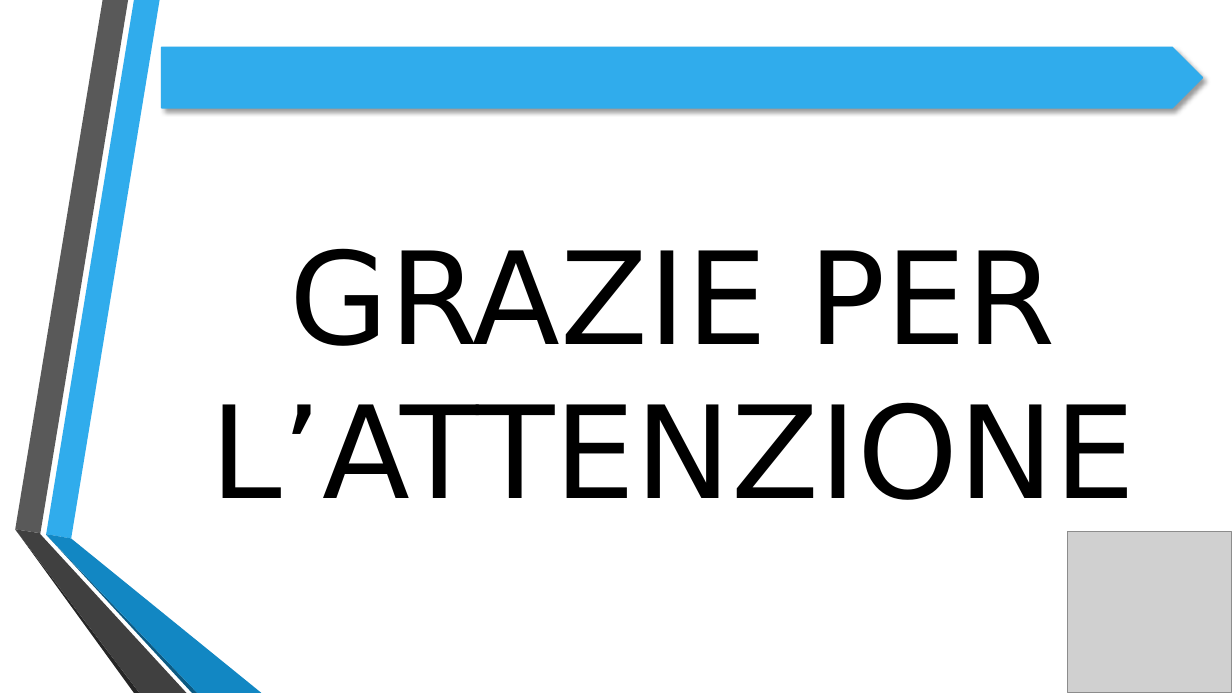
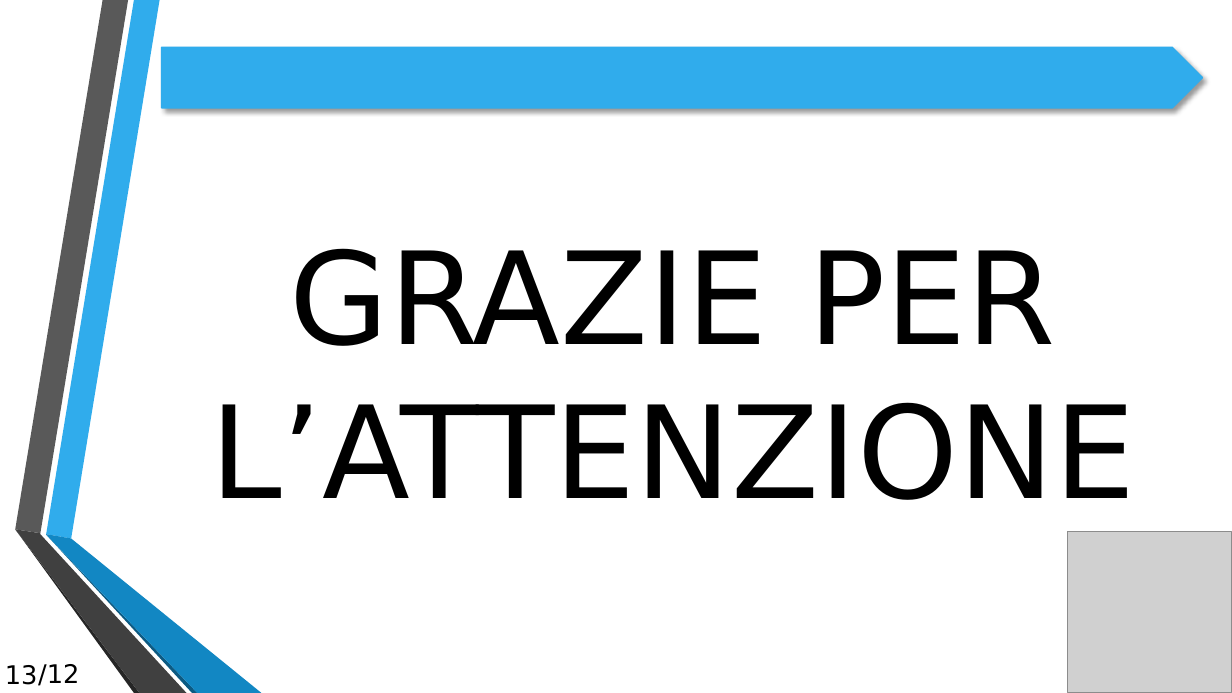
Before and after one commit to Slv3r/tesi-laurea, a slide deck: slide 13 of Presentazione/Presentazione Tesi.pptx (slide 12 before the commit). Drawn at 1232x693 pixels with LibreOffice and Linux fonts; fonts in the diff are those of the drawing; grey boxes stand for pictures; background and template pictures are left out. Boxes give left, top, right and bottom in pixels: in the first picture for what was removed or moved away, otherwise in the second. Text is boxed around its words. In the diff, an @@ line names an element or a change of style, - is before the commit and + after.

```diff
--- a/Presentazione/Presentazione Tesi.pptx
+++ b/Presentazione/Presentazione Tesi.pptx
@@ page number added at [5,665,38,685], 20 pt, text #000000 @@
+13
@@ text added at [38,664,79,686], 20 pt, text #000000 @@
+/12
```
Also in this commit, not shown: 11 other slides changed, 1 slide added, 4 other files.
